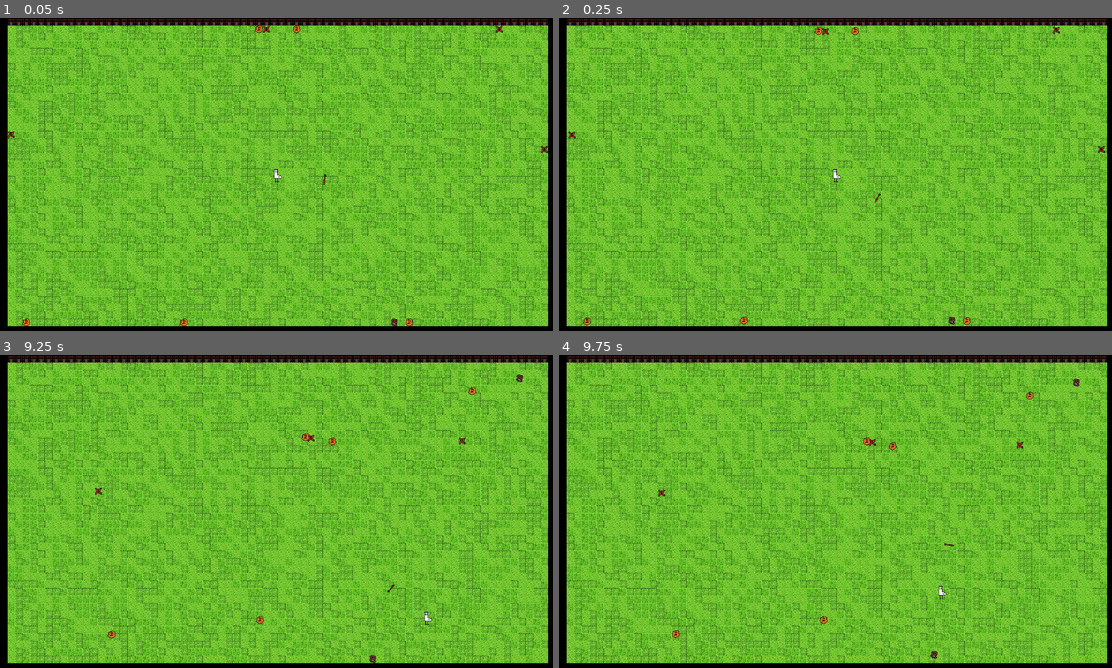
Above: before the commit, frames 1-4 (two rows, left to right).
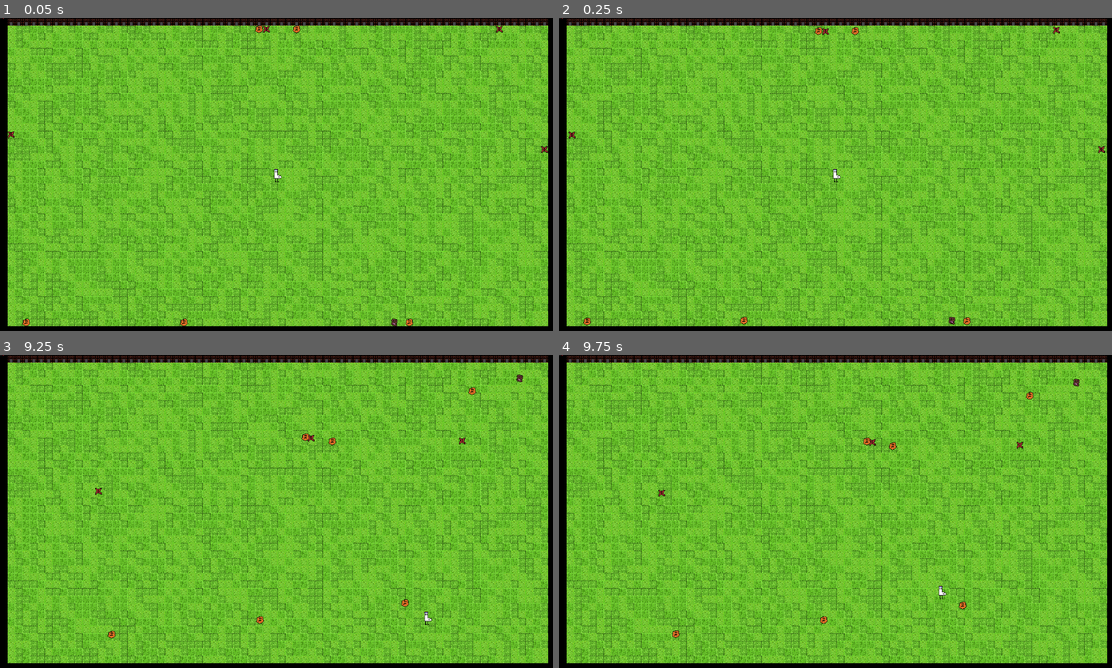
Above: after the commit, the same moments.

Repository: merlinseela/draw-a-path
Game: Godot game, scene res://main.tscn
The game is run twice, just before and just after one commit, with the same random seed, the same clock (stepped at 60 frames per second) and the same inputs.
Inputs (mouse positions are in pixels of both pictures, inside the frame that each line leads up to):
- Up to frame 1 (0.05 s): no input
- Up to frame 2 (0.25 s): no input
- Up to frame 3 (9.25 s): move the mouse to (398, 495) at 0.52 s; hold D (move_right) 0.53-1.28 s; click (398, 495) at 0.6 s; move the mouse to (165, 527) at 1.27 s; hold S (move_down) 1.28-2.03 s; right-click (165, 527) at 1.35 s; move the mouse to (331, 442) at 2.02 s; hold D (move_right) 2.03-2.78 s; click (331, 442) at 2.1 s; move the mouse to (248, 574) at 2.77 s; hold W (move_up) 2.78-3.53 s; right-click (248, 574) at 2.85 s; move the mouse to (442, 558) at 3.52 s; hold A (move_left) 3.53-5.03 s; click (442, 558) at 3.6 s; move the mouse to (110, 464) at 4.27 s; right-click (110, 464) at 4.35 s; move the mouse to (304, 511) at 5.02 s; hold S (move_down) 5.03-5.78 s; click (304, 511) at 5.1 s; move the mouse to (193, 433) at 5.77 s; hold D (move_right) 5.78-6.53 s; right-click (193, 433) at 5.85 s; move the mouse to (398, 495) at 6.52 s; hold W (move_up) 6.53-7.28 s; click (398, 495) at 6.6 s; move the mouse to (165, 527) at 7.27 s; hold D (move_right) 7.28-8.03 s; right-click (165, 527) at 7.35 s; move the mouse to (331, 442) at 8.02 s; hold S (move_down) 8.03-8.78 s; click (331, 442) at 8.1 s; move the mouse to (248, 574) at 8.77 s; hold A (move_left) from 8.78 s (still down); right-click (248, 574) at 8.85 s
- Up to frame 4 (9.75 s): move the mouse to (1001, 558) at 9.52 s; release A (move_left) at 9.53 s; hold W (move_up) from 9.53 s (still down); click (1001, 558) at 9.6 s

The runs differ from the first frame. In frame 1, less than 0.1% of the frame differs, in the area x 0-60%, y 0-54%; in frame 2, less than 0.1%; in frame 3, less than 0.1%; in frame 4, less than 0.1%, in the area x 0-74%, y 0-98%.
Error after the commit: Parse Error: Expected ":" or "when" after "match" patterns. (res://scenes/player/path2d.gd:43)

Commit message:
wip commit by Darma_Fox

Diff:
--- a/scenes/player/Path2D.gd
+++ b/scenes/player/Path2D.gd
@@ -8,6 +8,8 @@
 @onready var arrow_node_orbit: CharacterBody2D = get_parent().get_node("Arrow")
 @onready var arrow_node_orbit_hitbox: Area2D = arrow_node_orbit.get_node("Hitbox")
 @onready var main_node: Node2D = get_parent().get_parent()
+
+
 
 @onready var idle_orbit_distance: int
 @onready var idle_orbit_desired_position: Vector2
@@ -38,6 +40,8 @@
 		pass
 
 	match tracker_state:
+		points = array_origin_node.arrow_path_points
+
 		states.IDLE:
 		# visibility change of orbitting arrow
 			arrow_node_orbit.visible = true
--- /dev/null
+++ b/scenes/player/line2d.gd
@@ -0,0 +1,15 @@
+extends Line2D
+
+@onready var array_origin_node: Path2D = get_parent().get_node("Path2D")
+
+# Called when the node enters the scene tree for the first time.
+func _ready():
+	pass # Replace with function body.
+
+
+# Called every frame. 'delta' is the elapsed time since the previous frame.
+func _process(delta):
+	pass
+	#if array_origin_node.arrow_path_points.size() != 1:
+		#points = array_origin_node.arrow_path_points
+	#else
--- a/scenes/player/player.tscn
+++ b/scenes/player/player.tscn
@@ -1,10 +1,11 @@
-[gd_scene load_steps=10 format=3 uid="uid://8xkaulbjjw0h"]
+[gd_scene load_steps=11 format=3 uid="uid://8xkaulbjjw0h"]
 
 [ext_resource type="Script" path="res://scenes/player/player.gd" id="1_njhoj"]
 [ext_resource type="Texture2D" uid="uid://4e5by1yakw0i" path="res://scenes/player/crusty.png" id="2_au2ip"]
-[ext_resource type="Script" path="res://scenes/player/Path2D.gd" id="3_rw428"]
+[ext_resource type="Script" path="res://scenes/player/path2d.gd" id="3_rw428"]
 [ext_resource type="Texture2D" uid="uid://qoft8sby5cfy" path="res://scenes/player/arrow.png" id="3_wcaq5"]
 [ext_resource type="Script" path="res://scenes/player/Arrow.gd" id="4_dm4yq"]
+[ext_resource type="Script" path="res://scenes/player/line2d.gd" id="6_vo2dh"]
 
 [sub_resource type="RectangleShape2D" id="RectangleShape2D_6lkbo"]
 size = Vector2(16, 28)
@@ -19,6 +20,10 @@
 [sub_resource type="Curve2D" id="Curve2D_phc5v"]
 
 [node name="Node2D" type="Node2D"]
+
+[node name="Line2D" type="Line2D" parent="."]
+width = 2.0
+script = ExtResource("6_vo2dh")
 
 [node name="Player" type="CharacterBody2D" parent="."]
 collision_layer = 2
@@ -83,8 +88,6 @@
 [node name="CollisionShape2D" type="CollisionShape2D" parent="Path2D/PathFollow2D/Arrow/Hitbox"]
 shape = SubResource("RectangleShape2D_odkt0")
 
-[node name="Line2D" type="Line2D" parent="."]
-
 [connection signal="area_entered" from="Player/CrustyEnemyArea" to="Player" method="_on_crusty_enemy_area_area_entered"]
 [connection signal="area_entered" from="Arrow/Hitbox" to="Path2D" method="_on_hitbox_area_entered"]
 [connection signal="area_entered" from="Path2D/PathFollow2D/Arrow/Hitbox" to="Path2D" method="_on_hitbox_area_entered"]
